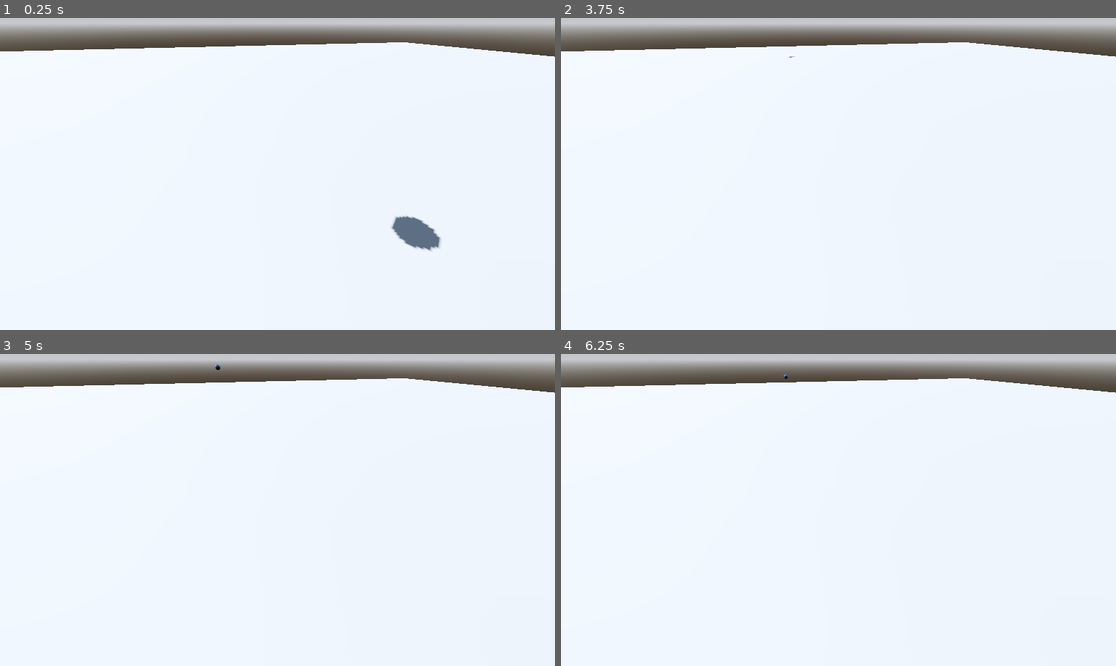
Above: before the commit, frames 1-4 (two rows, left to right).
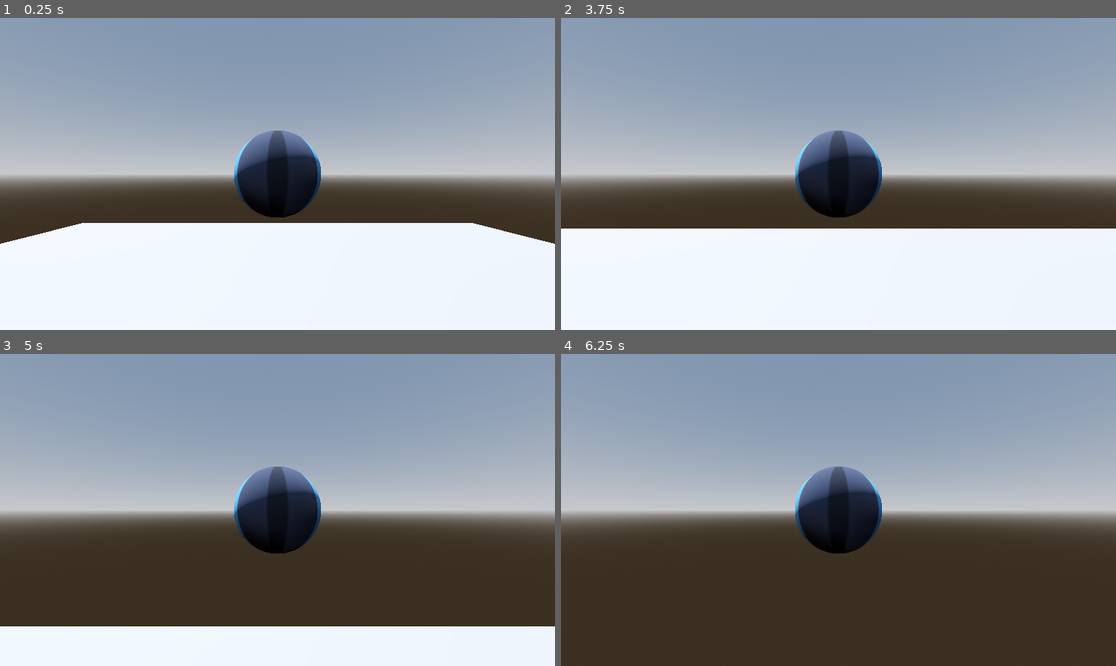
Above: after the commit, the same moments.

Repository: nmuranovas/bubble-sandbox
Game: Godot game, scene res://main.tscn
Same seed, same stepped clock (60 frames per second), same inputs: the game is played once before the commit and once after it. The engine's default icon, where the game draws it, is replaced by a stand-in: a white triangle on a blue panel in a dark square.
Inputs (mouse positions are in pixels of both pictures, inside the frame that each line leads up to):
- Up to frame 1 (0.25 s): no input
- Up to frame 2 (3.75 s): move the mouse to (866, 174) at 0.52 s; hold W (move_forward) from 0.53 s (still down); move the mouse to (810, 174) at 1.27 s; move the mouse to (849, 167) at 2.02 s; tap Enter at 2.75 s; move the mouse to (832, 180) at 2.77 s; tap Space (move_up) at 3.5 s; move the mouse to (877, 177) at 3.52 s
- Up to frame 3 (5 s): keep holding W (move_forward); tap Enter at 4.25 s; move the mouse to (233, 506) at 4.27 s
- Up to frame 4 (6.25 s): move the mouse to (844, 510) at 5.02 s; tap Space (move_up) at 5.75 s; move the mouse to (816, 503) at 5.77 s; release W (move_forward) at 5.78 s; hold D (move_right) from 5.78 s (still down)

The runs differ from the first frame. In frame 1, 67% of the frame differs, in the area x 0-100%, y 0-75%; in frame 2, 67%; in frame 3, 87%; in frame 4, 100%, in the area x 0-100%, y 0-100%.

Commit message:
Adjust cameras

Diff:
--- /dev/null
+++ b/level.tscn
@@ -0,0 +1,30 @@
+[gd_scene load_steps=6 format=3 uid="uid://bl87p8l7d6cky"]
+
+[ext_resource type="Texture2D" uid="uid://ks833nv6hkrh" path="res://icon.svg" id="1_iyftj"]
+[ext_resource type="PackedScene" uid="uid://cewsjr3phpr0h" path="res://player_bubble.tscn" id="2_v03h8"]
+
+[sub_resource type="StandardMaterial3D" id="StandardMaterial3D_pg1bd"]
+albedo_texture = ExtResource("1_iyftj")
+
+[sub_resource type="PlaneMesh" id="PlaneMesh_3wu2y"]
+material = SubResource("StandardMaterial3D_pg1bd")
+size = Vector2(10, 10)
+
+[sub_resource type="BoxShape3D" id="BoxShape3D_8bg1t"]
+size = Vector3(10, 0.1, 10)
+
+[node name="Level" type="Node3D"]
+
+[node name="StaticBody3D" type="StaticBody3D" parent="."]
+
+[node name="MeshInstance3D" type="MeshInstance3D" parent="StaticBody3D"]
+mesh = SubResource("PlaneMesh_3wu2y")
+
+[node name="CollisionShape3D" type="CollisionShape3D" parent="StaticBody3D"]
+shape = SubResource("BoxShape3D_8bg1t")
+
+[node name="PlayerBubble" parent="." instance=ExtResource("2_v03h8")]
+transform = Transform3D(1, 0, 0, 0, 1, 0, 0, 0, 1, -0.394604, 1.03268, 0)
+
+[node name="OmniLight3D" type="OmniLight3D" parent="."]
+transform = Transform3D(1, 0, 0, 0, 1, 0, 0, 0, 1, 0, 2.04626, 0)
--- a/main.tscn
+++ b/main.tscn
@@ -40,8 +40,5 @@
 mesh = SubResource("PlaneMesh_vo575")
 skeleton = NodePath("../..")
 
-[node name="Camera3D" type="Camera3D" parent="."]
-transform = Transform3D(0.965377, 0.155036, -0.209788, 0, 0.80422, 0.594332, 0.260858, -0.573754, 0.776376, -1.46794, 4.13902, 5.66475)
-
 [node name="PlayerBubble" parent="." instance=ExtResource("1_2512a")]
 transform = Transform3D(1, 0, 0, 0, 1, 0, 0, 0, 1, 0, 12.7005, 0)
